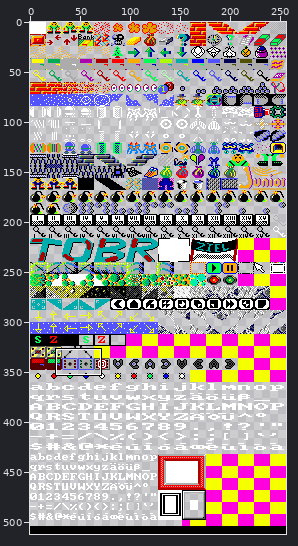
Sprite sheet, stored at Assets/tileset.png. Above, an overview of the earlier version with the close-up marked.
Close-up. Before the edit:
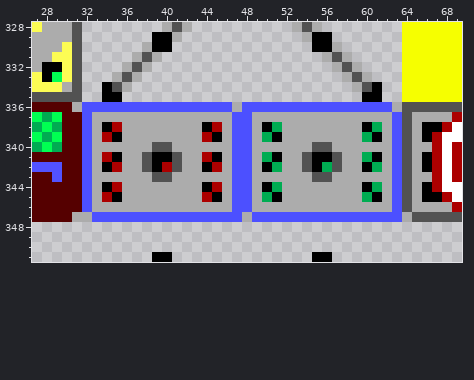
The file is 256x512 pixels. Colours within 5 levels of each other are drawn and written as one. Shown: x 27..69, y 328..351.
Now the later version:
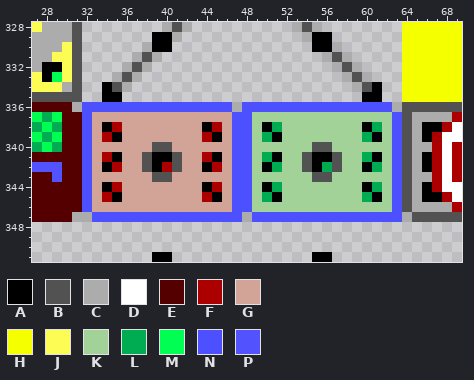
Palette (. is transparent): A #000000  B #525252  C #acacac  D #ffffff  E #550000  F #ac0000  G #d2a498  H #f6ff00  J #fcfc54  K #a2d297  L #00ac52  M #00ff52  N #4c50ff  P #5252ff
Log entry: Druckplatten leicht eingefärbt
The edit:
y 337: x 33..46 CCCCCCCCCCCCCC -> GGGGGGGGGGGGGG; x 49..62 CCCCCCCCCCCCCC -> KKKKKKKKKKKKKK
y 338..339: x 33 C -> G; x 36..43 CCCCCCCC -> GGGGGGGG; x 46 C -> G; x 49 C -> K; x 52..59 CCCCCCCC -> KKKKKKKK; x 62 C -> K
y 340: x 33..38 CCCCCC -> GGGGGG; x 41..46 CCCCCC -> GGGGGG; x 49..54 CCCCCC -> KKKKKK; x 57..62 CCCCCC -> KKKKKK
y 341..342: x 33 C -> G; x 36..37 CC -> GG; x 42..43 CC -> GG; x 46 C -> G; x 49 C -> K; x 52..53 CC -> KK; x 58..59 CC -> KK; x 62 C -> K
y 343: x 33..38 CCCCCC -> GGGGGG; x 41..46 CCCCCC -> GGGGGG; x 49..54 CCCCCC -> KKKKKK; x 57..62 CCCCCC -> KKKKKK
y 344..345: x 33 C -> G; x 36..43 CCCCCCCC -> GGGGGGGG; x 46 C -> G; x 49 C -> K; x 52..59 CCCCCCCC -> KKKKKKKK; x 62 C -> K
y 346: x 33..46 CCCCCCCCCCCCCC -> GGGGGGGGGGGGGG; x 49..62 CCCCCCCCCCCCCC -> KKKKKKKKKKKKKK
Boxes around the changes in both close-ups, in picture pixels (x1, y1, x2, y2):
changed: (92, 112, 392, 212)
